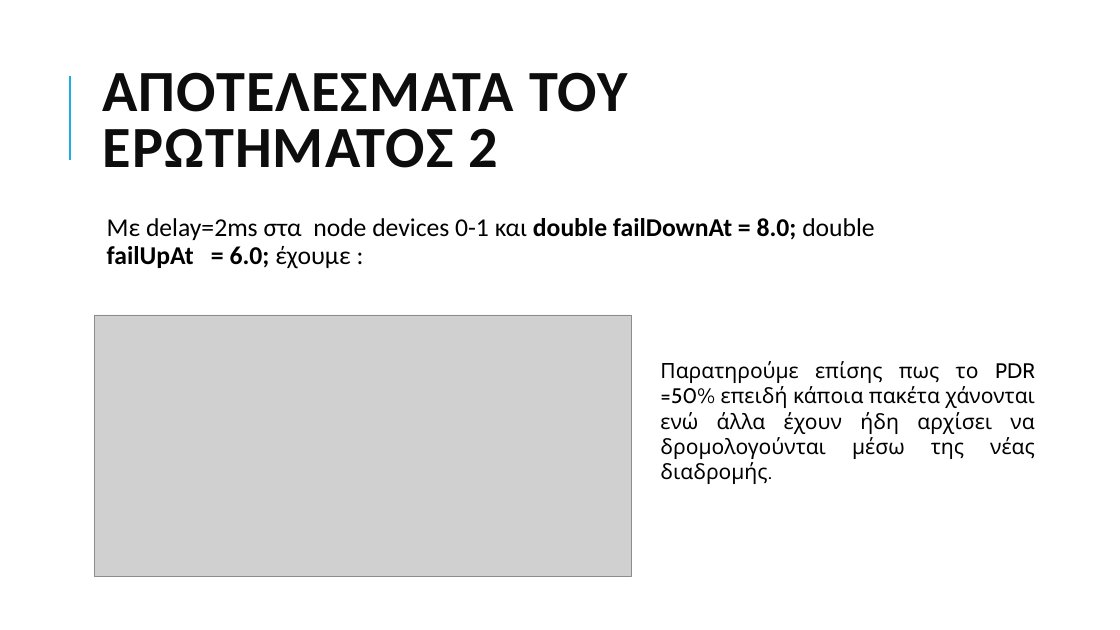
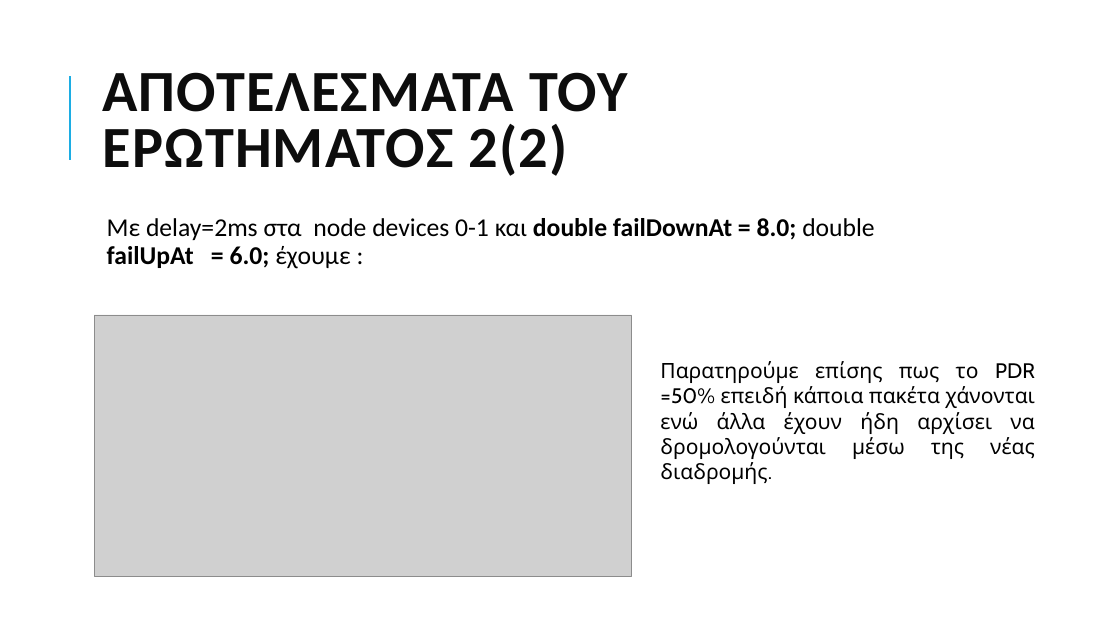
Before and after one commit to grgmyl/Ns3Project, a slide deck: slide 11 of Presentations/Ns-3_presentation_F.pptx (slide 12 before the commit). Drawn at 1120x630 pixels with LibreOffice and Linux fonts; fonts in the diff are those of the drawing; grey boxes stand for pictures. Boxes give left, top, right and bottom in pixels: in the first picture for what was removed or moved away, otherwise in the second. Text is boxed around its words. In the diff, an @@ line names an element or a change of style, - is before the commit and + after.

```diff
--- a/Presentations/Ns-3_presentation_F.pptx
+++ b/Presentations/Ns-3_presentation_F.pptx
@@ title at (102, 72, 627, 176): text changed @@
-ΑΠΟΤΕΛΕΣΜΑΤΑ ΤΟΥ ΕΡΩΤΗΜΑΤΟΣ 2
+ΑΠΟΤΕΛΕΣΜΑΤΑ ΤΟΥ ΕΡΩΤΗΜΑΤΟΣ 2(2)
```
Also in this commit, not shown: 8 other slides changed, 1 slide removed.
